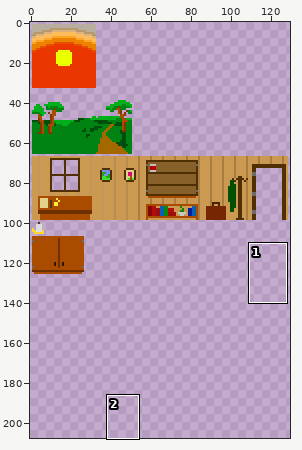
File history of a sprite sheet, media/scenes/intro/sprites.png. The first picture is a wide view before the edit; the outline marks the close-up.
Close-up. Before:
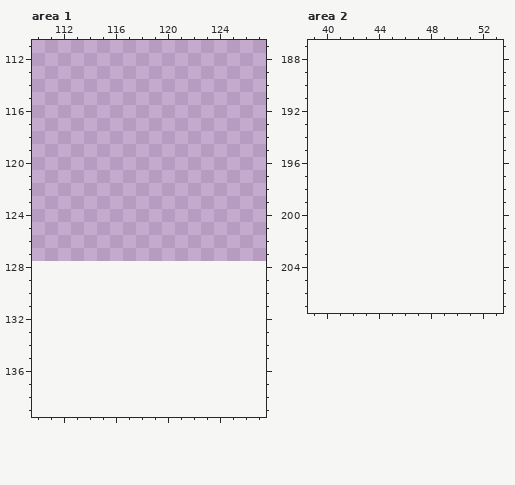
The file is 130x128 pixels. Shown: area 1: x 110..127, y 111..139; area 2: x 39..53, y 187..207. The old version is drawn lined up with the new one, on the new canvas. The commit also changed other parts of the picture, which this record leaves out.
Palette (. is transparent): 
The result:
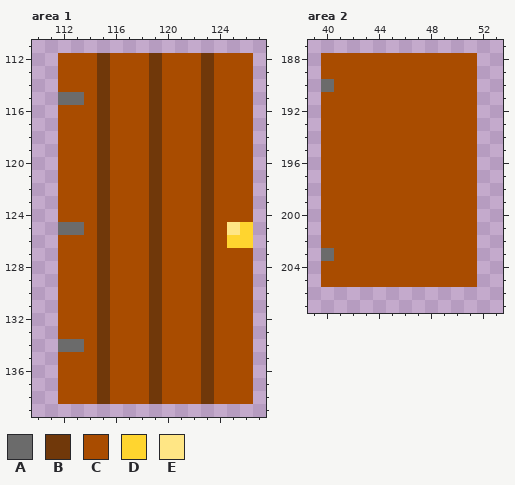
Colours new in this view: A #6b6b6b  B #70380a  C #a94c00  D #ffd52f  E #ffe685
Changes in this commit:
canvas 130x128 -> 130x208
Area 1:
y 112..114: x 112..126 ............... -> CCCBCCCBCCCBCCC
y 115: x 112..126 ............... -> AACBCCCBCCCBCCC
y 116..124: x 112..126 ............... -> CCCBCCCBCCCBCCC
y 125: x 112..126 ............... -> AACBCCCBCCCBCED
y 126: x 112..126 ............... -> CCCBCCCBCCCBCDD
y 127..133: x 112..126 ............... -> CCCBCCCBCCCBCCC
y 134: x 112..126 ............... -> AACBCCCBCCCBCCC
y 135..138: x 112..126 ............... -> CCCBCCCBCCCBCCC
Area 2:
y 188..189: x 40..51 ............ -> CCCCCCCCCCCC
y 190: x 40..51 ............ -> ACCCCCCCCCCC
y 191..202: x 40..51 ............ -> CCCCCCCCCCCC
y 203: x 40..51 ............ -> ACCCCCCCCCCC
y 204..205: x 40..51 ............ -> CCCCCCCCCCCC
